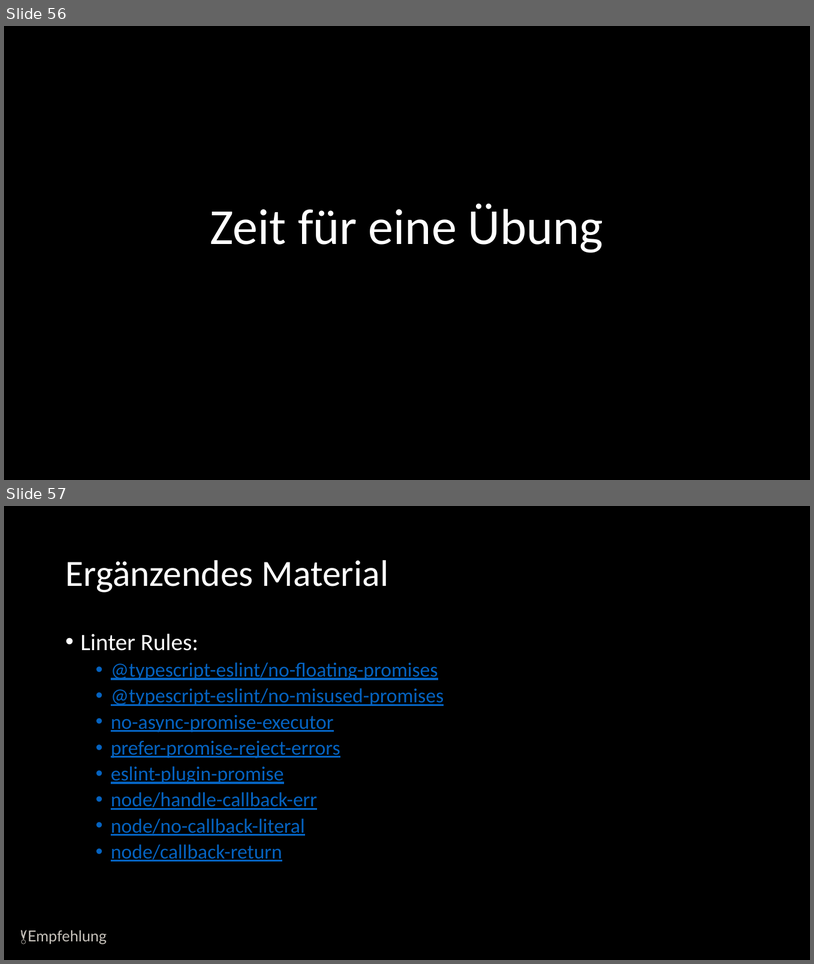
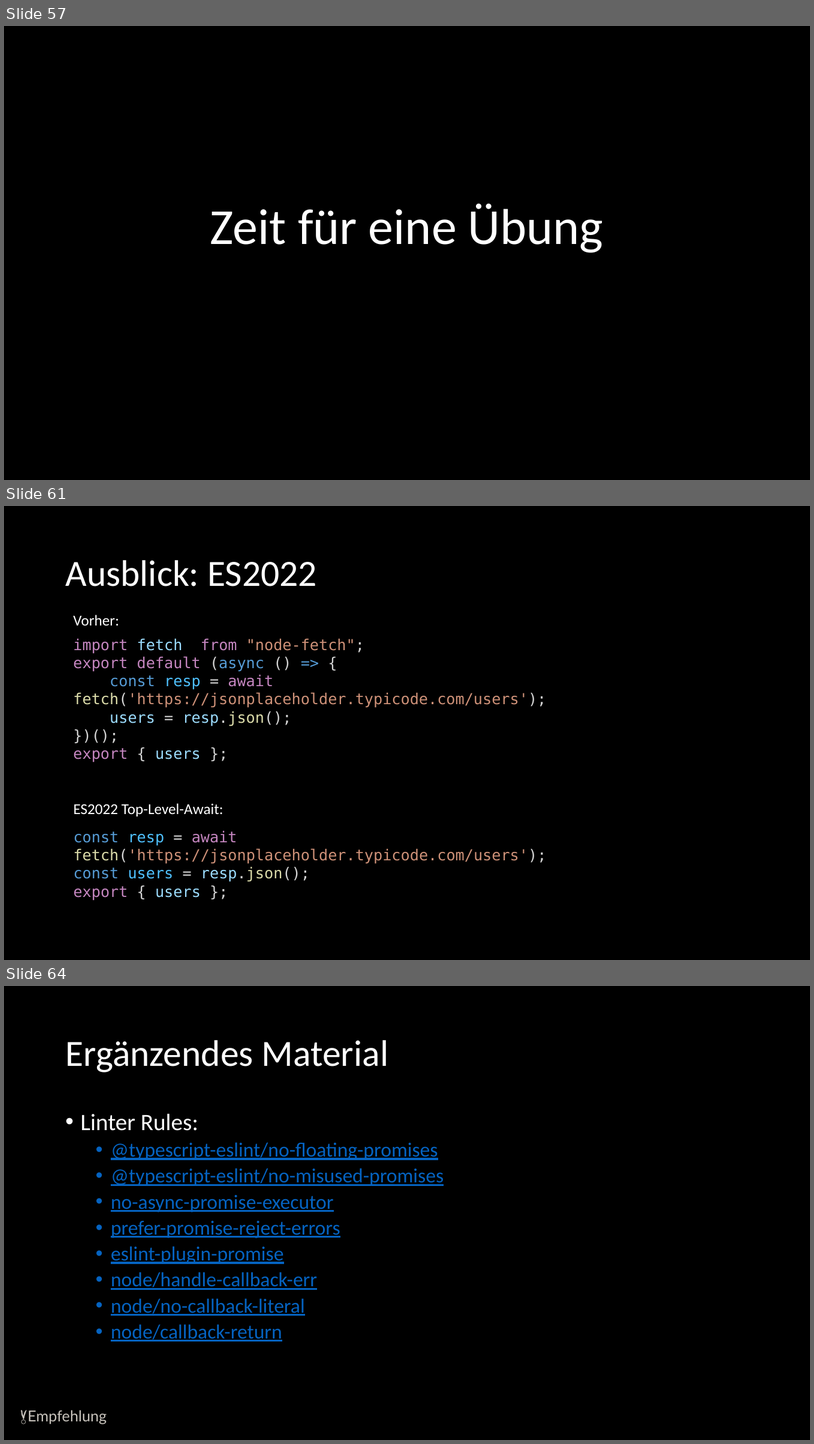
Before and after one commit to twobiers/webtech-workshop-js-async, a slide deck: slides/Presentation.pptx. Shown one above the other, each under a label of ours: slides 56 and 57 before the commit, slides 57, 61 and 64 after it; the slides between them are not shown. The pictures are 814x964 and 814x1444 pixels, drawn with LibreOffice and Linux fonts; fonts in the diff are those of the drawing. Boxes give left, top, right and bottom in pixels: in the first picture for what was removed or moved away, otherwise in the second. Text is boxed around its words. In the diff, an @@ line names an element or a change of style, - is before the commit and + after.

```diff
--- a/slides/Presentation.pptx
+++ b/slides/Presentation.pptx
@@ slide 61 added at (4,506,810,960), background #000000 @@
@@ title added at (65,560,317,586), 44 pt, text #FFFFFF @@
+Ausblick: ES2022
@@ text added at (73,615,119,625), 18 pt, text #FFFFFF @@
+Vorher:
@@ text added at (73,639,546,762), 18 pt, text #CE9178 @@
+import fetch from "node-fetch";
+export default (async () => {
+const resp = await fetch('https://jsonplaceholder.typicode.com/users');
+users = resp.json();
+})();
+export { users };
@@ text added at (74,803,224,816), 18 pt, text #FFFFFF @@
+ES2022 Top-Level-Await:
@@ text added at (74,831,547,900), 18 pt, text #CE9178 @@
+const resp = await fetch('https://jsonplaceholder.typicode.com/users');
+const users = resp.json();
+export { users };
@@ what was slide 56 is now slide 57 @@
@@ what was slide 57 is now slide 64 @@
```
Also in this commit, not shown: 1 slide changed, 6 other slides added, 2 other files.
